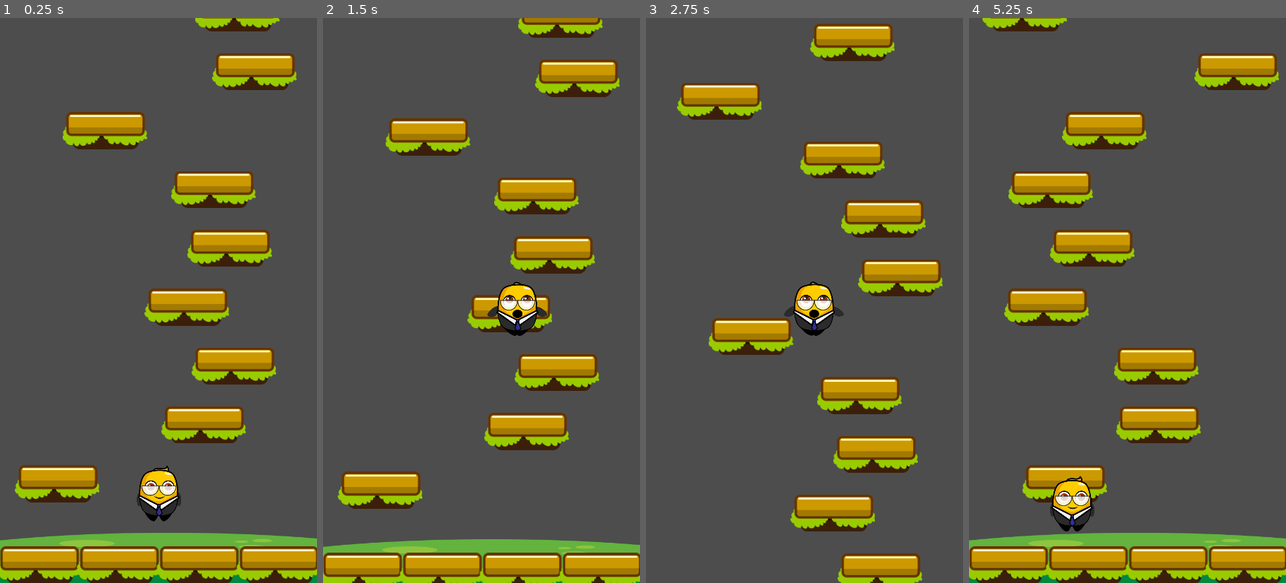
Above: before the commit, frames 1-4 (left to right).
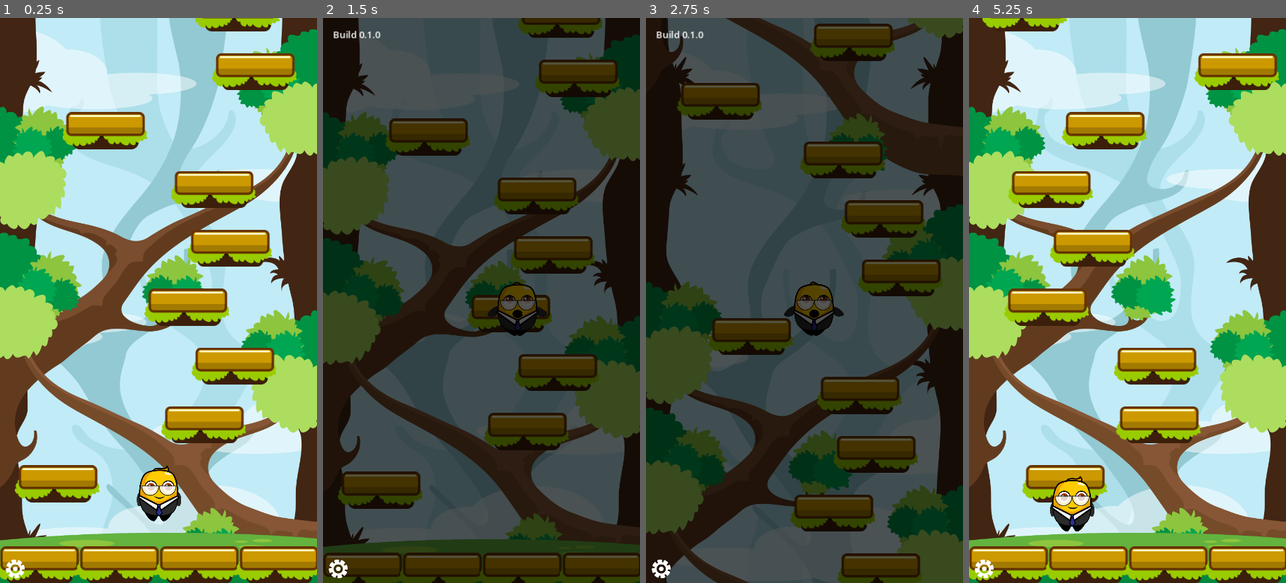
Above: after the commit, the same moments.

Repository: Velcronator/Jumper-Jam
Game: Godot game, scene res://scenes/Main.tscn
Same seed, same stepped clock (60 frames per second), same inputs: the game is played once before the commit and once after it. Before the commit the project starts from res://scenes/Game.tscn.
Inputs (mouse positions are in pixels of both pictures, inside the frame that each line leads up to):
- Up to frame 1 (0.25 s): no input
- Up to frame 2 (1.5 s): click (338, 566) at 0.52 s; hold D (move_right) from 1.28 s (still down)
- Up to frame 3 (2.75 s): release D (move_right) at 2.03 s; hold A (move_left) from 2.03 s (still down)
- Up to frame 4 (5.25 s): release A (move_left) at 2.78 s; hold D (move_right) 2.78-4.28 s; hold A (move_left) from 4.28 s (still down); tap R (reset) at 4.9 s

The runs differ from the first frame. In frame 1, 77% of the frame differs, in the area x 0-100%, y 0-100%; in frame 2, 61%; in frame 3, 58%; in frame 4, 78%.

Commit message:
Android stuff and Debug Console

Diff:
--- a/project.godot
+++ b/project.godot
@@ -11,7 +11,7 @@
 [application]
 
 config/name="Jumper Jam"
-run/main_scene="res://scenes/Game.tscn"
+run/main_scene="res://scenes/Main.tscn"
 config/features=PackedStringArray("4.1", "Mobile")
 config/icon="res://icon.svg"
 
@@ -61,3 +61,4 @@
 [rendering]
 
 renderer/rendering_method="mobile"
+textures/vram_compression/import_etc2_astc=true
--- a/scenes/Game.tscn
+++ b/scenes/Game.tscn
@@ -1,13 +1,43 @@
-[gd_scene load_steps=4 format=3 uid="uid://bb48l07thh3km"]
+[gd_scene load_steps=7 format=3 uid="uid://bb48l07thh3km"]
 
 [ext_resource type="Script" path="res://scripts/Game.gd" id="1_g4cpp"]
 [ext_resource type="PackedScene" uid="uid://dgj2hyemvgasq" path="res://scenes/level_generator.tscn" id="3_5kl4c"]
 [ext_resource type="Texture2D" uid="uid://b1h6yjm65xx1g" path="res://assets/textures/bg/Ground.png" id="3_efvh2"]
+[ext_resource type="Texture2D" uid="uid://dee66rk3lphla" path="res://assets/textures/bg/Layer1.png" id="4_063bq"]
+[ext_resource type="Texture2D" uid="uid://dg1i10wsx6xub" path="res://assets/textures/bg/Layer2.png" id="5_j0y3d"]
+[ext_resource type="Texture2D" uid="uid://1jc0nyjn6lt7" path="res://assets/textures/bg/Layer3.png" id="6_5nuhh"]
 
 [node name="Game" type="Node2D"]
 script = ExtResource("1_g4cpp")
 
-[node name="LevelGenerator" parent="." instance=ExtResource("3_5kl4c")]
+[node name="ParallaxBackground" type="ParallaxBackground" parent="."]
+
+[node name="ParallaxLayer" type="ParallaxLayer" parent="ParallaxBackground"]
+motion_scale = Vector2(0.1, 0.1)
+motion_mirroring = Vector2(0, 1935)
+
+[node name="Sprite2D" type="Sprite2D" parent="ParallaxBackground/ParallaxLayer"]
+scale = Vector2(0.675, 0.675)
+texture = ExtResource("4_063bq")
+centered = false
+
+[node name="ParallaxLayer2" type="ParallaxLayer" parent="ParallaxBackground"]
+motion_scale = Vector2(0.5, 0.5)
+motion_mirroring = Vector2(0, 1935)
+
+[node name="Sprite2D" type="Sprite2D" parent="ParallaxBackground/ParallaxLayer2"]
+scale = Vector2(0.675, 0.675)
+texture = ExtResource("5_j0y3d")
+centered = false
+
+[node name="ParallaxLayer3" type="ParallaxLayer" parent="ParallaxBackground"]
+motion_scale = Vector2(0.85, 0.85)
+motion_mirroring = Vector2(0, 1935)
+
+[node name="Sprite2D" type="Sprite2D" parent="ParallaxBackground/ParallaxLayer3"]
+scale = Vector2(0.675, 0.675)
+texture = ExtResource("6_5nuhh")
+centered = false
 
 [node name="GroundSprite" type="Sprite2D" parent="."]
 z_index = -10
@@ -15,3 +45,5 @@
 scale = Vector2(1, 0.7)
 texture = ExtResource("3_efvh2")
 offset = Vector2(0, -61)
+
+[node name="LevelGenerator" parent="." instance=ExtResource("3_5kl4c")]
--- a/scenes/Screens.tscn
+++ b/scenes/Screens.tscn
@@ -1,6 +1,83 @@
-[gd_scene load_steps=2 format=3 uid="uid://bm23431dvyotu"]
+[gd_scene load_steps=4 format=3 uid="uid://bm23431dvyotu"]
 
 [ext_resource type="Script" path="res://scripts/Screens.gd" id="1_b1wbe"]
+[ext_resource type="Texture2D" uid="uid://dw4g324aa2bix" path="res://assets/textures/ui/gear.png" id="2_25fd0"]
+
+[sub_resource type="LabelSettings" id="LabelSettings_3fcn3"]
 
 [node name="Screens" type="CanvasLayer"]
 script = ExtResource("1_b1wbe")
+
+[node name="Debug" type="Control" parent="."]
+z_index = 4096
+layout_mode = 3
+anchors_preset = 15
+anchor_right = 1.0
+anchor_bottom = 1.0
+grow_horizontal = 2
+grow_vertical = 2
+
+[node name="ConsoleLog" type="Control" parent="Debug"]
+layout_mode = 1
+anchors_preset = 15
+anchor_right = 1.0
+anchor_bottom = 1.0
+grow_horizontal = 2
+grow_vertical = 2
+
+[node name="BlackBG" type="ColorRect" parent="Debug/ConsoleLog"]
+layout_mode = 1
+anchors_preset = 15
+anchor_right = 1.0
+anchor_bottom = 1.0
+grow_horizontal = 2
+grow_vertical = 2
+color = Color(0, 0, 0, 0.666667)
+
+[node name="BuildNumLabel" type="Label" parent="Debug/ConsoleLog"]
+layout_mode = 1
+anchors_preset = -1
+anchor_left = 0.5
+anchor_right = 0.5
+offset_left = -253.0
+offset_top = 17.0
+offset_right = 253.0
+offset_bottom = 51.0
+grow_horizontal = 2
+text = "Build 0.1.0"
+
+[node name="ScrollContainer" type="ScrollContainer" parent="Debug/ConsoleLog"]
+layout_mode = 1
+anchors_preset = 15
+anchor_right = 1.0
+anchor_bottom = 1.0
+offset_left = 17.0
+offset_top = 50.0
+offset_right = -17.0
+offset_bottom = -50.0
+grow_horizontal = 2
+grow_vertical = 2
+
+[node name="VBoxContainer" type="VBoxContainer" parent="Debug/ConsoleLog/ScrollContainer"]
+layout_mode = 2
+size_flags_horizontal = 3
+size_flags_vertical = 3
+
+[node name="LogLabel" type="Label" parent="Debug/ConsoleLog/ScrollContainer/VBoxContainer"]
+layout_mode = 2
+label_settings = SubResource("LabelSettings_3fcn3")
+autowrap_mode = 3
+
+[node name="ToggleConsole" type="TextureButton" parent="Debug"]
+layout_mode = 1
+anchors_preset = 2
+anchor_top = 1.0
+anchor_bottom = 1.0
+offset_top = -50.0
+offset_right = 50.0
+grow_vertical = 0
+texture_normal = ExtResource("2_25fd0")
+ignore_texture_size = true
+stretch_mode = 0
+
+[connection signal="pressed" from="Debug/ToggleConsole" to="." method="_on_toggle_console_pressed"]
--- a/scripts/Game.gd
+++ b/scripts/Game.gd
@@ -3,17 +3,21 @@
 @onready var level_Generator = $LevelGenerator
 @onready var ground_sprite = $GroundSprite
 
-var camera_scene = preload("res://scenes/game_camera.tscn")
+@onready var parallax1 = $ParallaxBackground/ParallaxLayer
+@onready var parallax2 = $ParallaxBackground/ParallaxLayer2
+@onready var parallax3 = $ParallaxBackground/ParallaxLayer3
 
 var player_scene = preload("res://scenes/player.tscn")
 var player: Player = null
 var player_spawn_pos: Vector2
 
-
+var camera_scene = preload("res://scenes/game_camera.tscn")
 var camera = null
 
+var viewport_size: Vector2
+
 func _ready():
-	var viewport_size = get_viewport_rect().size
+	viewport_size = get_viewport_rect().size
 	var player_spawn_pos_y_offset = 135
 	player_spawn_pos.x = viewport_size.x / 2.0
 	player_spawn_pos.y = viewport_size.y - player_spawn_pos_y_offset
@@ -21,8 +25,11 @@
 	ground_sprite.global_position.x = viewport_size.x / 2.0
 	ground_sprite.global_position.y = viewport_size.y
 
+	setup_parallax_layer(parallax1)
+	setup_parallax_layer(parallax2)
+	setup_parallax_layer(parallax3)
+
 	new_game()
-
 
 func _process(_delta):
 	if Input.is_action_just_pressed("quit"):
@@ -40,3 +47,18 @@
 	add_child(camera)
 	if player:
 		level_Generator.setup(player)
+
+func get_parallax_sprite_scale(parallax_sprite: Sprite2D):
+	var parallax_texture = parallax_sprite.get_texture()
+	var parallax_texture_width = parallax_texture.get_width()
+
+	var sprite_scale = viewport_size.x / parallax_texture_width
+	var result = Vector2(sprite_scale, sprite_scale)
+	return result
+
+func setup_parallax_layer(parallax_layer: ParallaxLayer):
+	var parallax_sprite = parallax_layer.find_child("Sprite2D")
+	if parallax_sprite != null:
+		parallax_sprite.scale = get_parallax_sprite_scale(parallax_sprite)
+		var parallax_layer_mirroring_y = parallax_sprite.scale.y * parallax_sprite.get_texture().get_height()
+		parallax_layer.motion_mirroring.y = parallax_layer_mirroring_y
--- a/scripts/Screens.gd
+++ b/scripts/Screens.gd
@@ -1,11 +1,12 @@
 extends CanvasLayer
 
 
-# Called when the node enters the scene tree for the first time.
+@onready var console = $Debug/ConsoleLog
 func _ready():
-	pass # Replace with function body.
+	console.visible = false
 
-
-# Called every frame. 'delta' is the elapsed time since the previous frame.
 func _process(delta):
 	pass
+
+func _on_toggle_console_pressed() -> void:
+	console.visible = !console.visible
--- a/scripts/level_generator.gd
+++ b/scripts/level_generator.gd
@@ -56,4 +56,3 @@
 		location.y = start_y - (y_distance_between_platforms * i)
 		create_platform(location)
 		generated_platform_count += 1
-		print(generated_platform_count)
--- a/scripts/player.gd
+++ b/scripts/player.gd
@@ -2,6 +2,7 @@
 class_name Player
 
 @export var speed = 300
+@export var accelerometer_speed = 130.0
 @export var slide = 1.0
 @export var gravity = 15.0
 @export var jump_velocity = -800
@@ -9,10 +10,16 @@
 var maxFallVelocity = 1000
 var viewport_size
 
+var use_accelerometer = false
+
 @onready var animator = $AnimationPlayer
 
 func _ready():
 	viewport_size = get_viewport_rect().size
+	var os_name = OS.get_name()
+	if os_name == "Android" || os_name == "iOS":
+		use_accelerometer = true
+
 
 func _process(_delta):
 	if velocity.y > 0:
@@ -28,12 +35,15 @@
 	if velocity.y > maxFallVelocity:
 		velocity.y = maxFallVelocity
 
-
-	var input_direction = Input.get_axis("move_left","move_right")
-	if input_direction:
-		velocity.x = speed * input_direction
+	if use_accelerometer:
+		var mobile_input = Input.get_accelerometer()
+		velocity.x = mobile_input.x * accelerometer_speed
 	else:
-		velocity.x = move_toward(velocity.x, 0, speed / slide)
+		var input_direction = Input.get_axis("move_left","move_right")
+		if input_direction:
+			velocity.x = speed * input_direction
+		else:
+			velocity.x = move_toward(velocity.x, 0, speed / slide)
 
 	move_and_slide()
 
